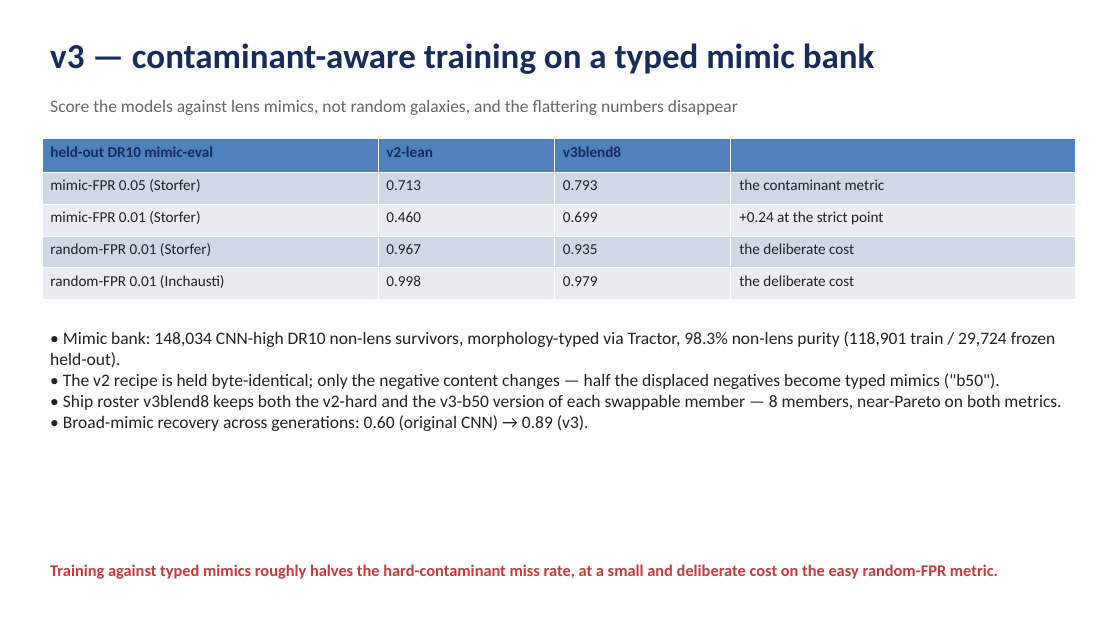
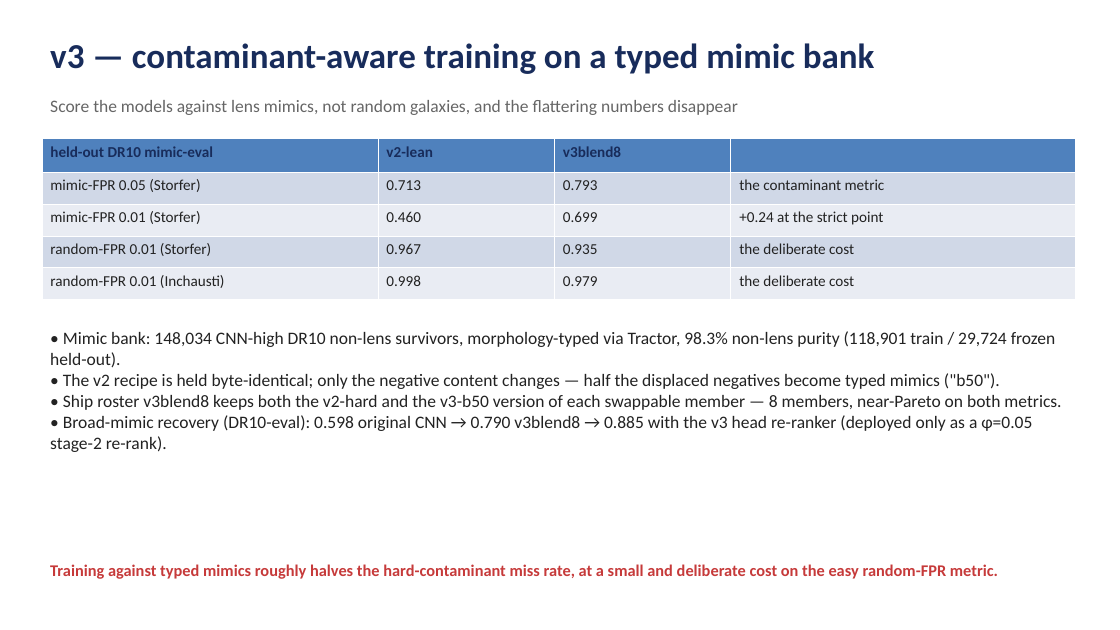
Before and after one commit to usfcs-edu/agentic-lensing, a slide deck: slide 9 of progress/2026-07-09/claudenet_v4_dr11_2026-07-09.pptx. Drawn at 1120x630 pixels with LibreOffice and Linux fonts; fonts in the diff are those of the drawing. Boxes give left, top, right and bottom in pixels: in the first picture for what was removed or moved away, otherwise in the second. Text is boxed around its words. In the diff, an @@ line names an element or a change of style, - is before the commit and + after.

```diff
--- a/progress/2026-07-09/claudenet_v4_dr11_2026-07-09.pptx
+++ b/progress/2026-07-09/claudenet_v4_dr11_2026-07-09.pptx
@@ text at (50, 415, 1032, 452): text changed @@
-• Broad-mimic recovery across generations: 0.60 (original CNN) → 0.89 (v3).
+• Broad-mimic recovery (DR10-eval): 0.598 original CNN → 0.790 v3blend8 → 0.885 with the v3 head re-ranker (deployed only as a φ=0.05 stage-2 re-rank).
```
Also in this commit, not shown: 3 other slides changed, 1 other file.
